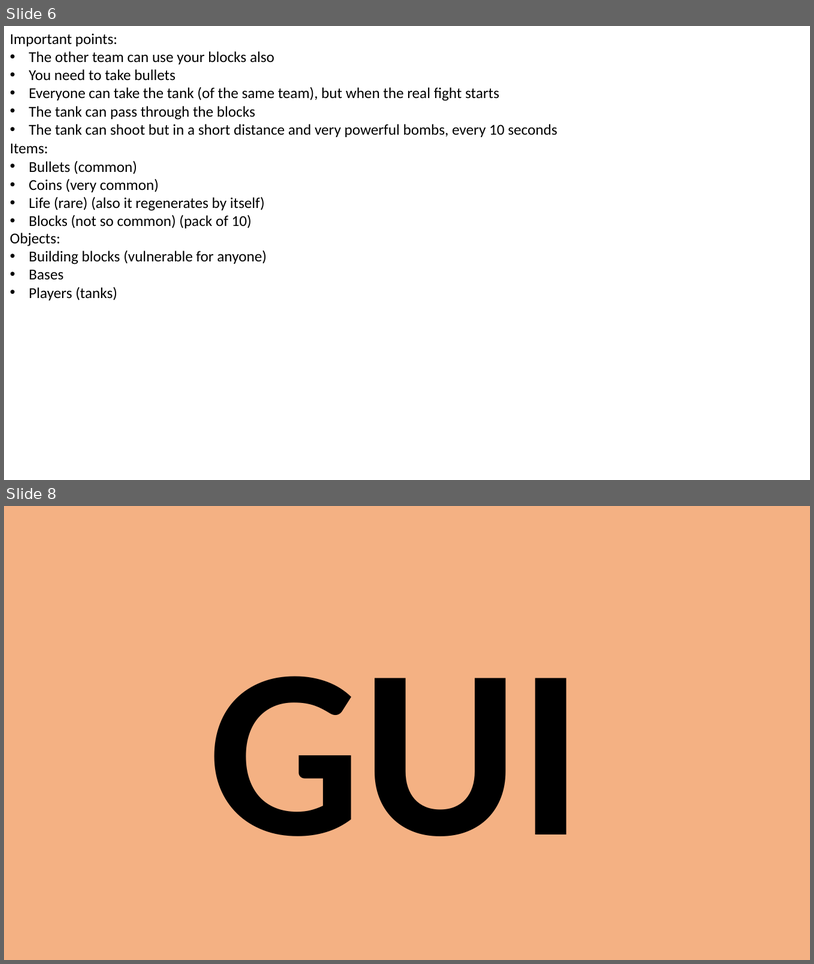
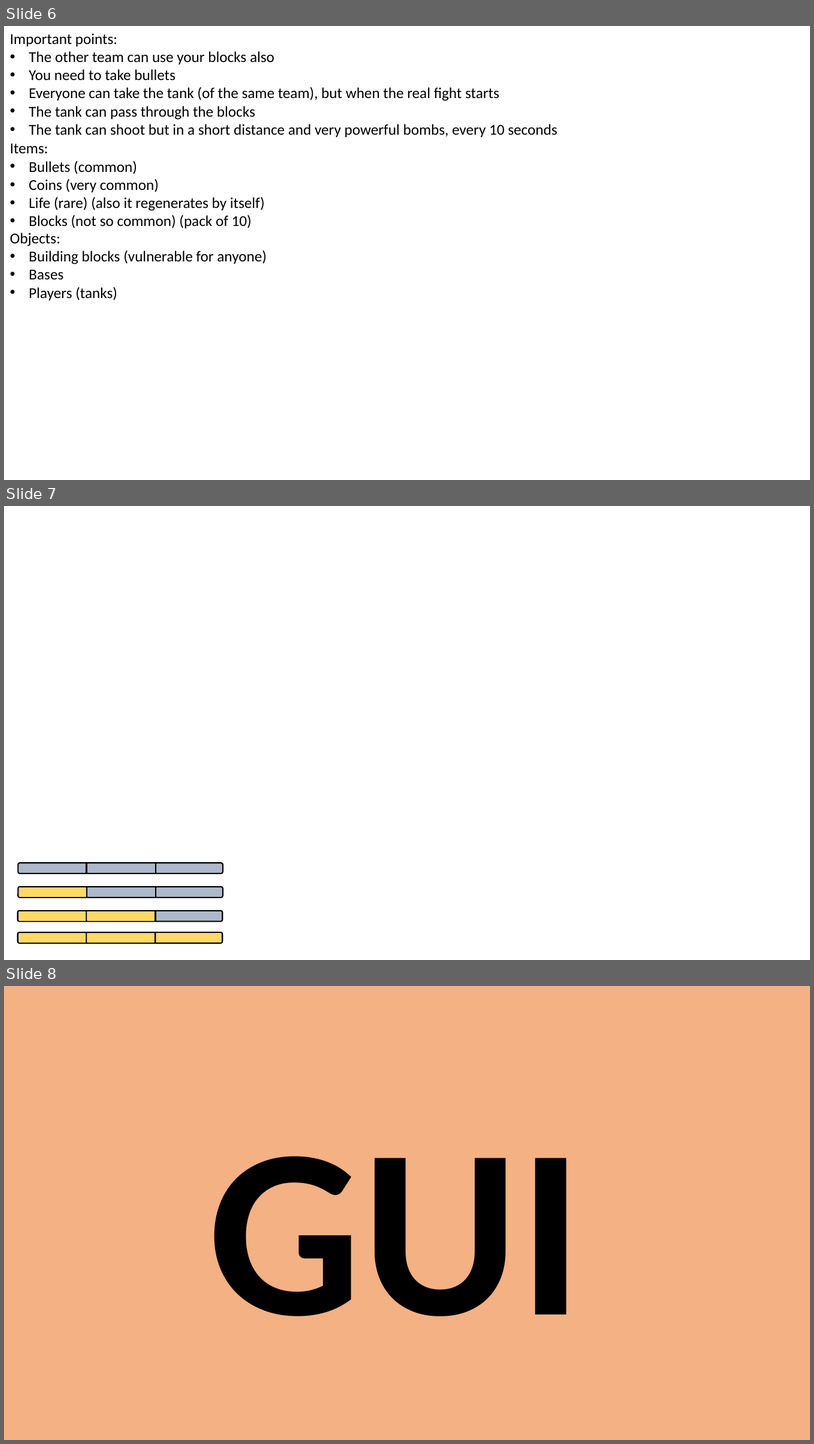
Before and after one commit to RodrigoTeran/Online-Web-Game-TimeOfWar.io-, a slide deck: Info/Dinámica del juego.pptx. Shown one above the other, each under a label of ours: slides 6 and 8 before the commit, slides 6, 7 and 8 after it; the slides between them are not shown. The pictures are 814x964 and 814x1444 pixels, drawn with LibreOffice and Linux fonts; fonts in the diff are those of the drawing. Boxes give left, top, right and bottom in pixels: in the first picture for what was removed or moved away, otherwise in the second. Text is boxed around its words. In the diff, an @@ line names an element or a change of style, - is before the commit and + after.

```diff
--- a/Info/Dinámica del juego.pptx
+++ b/Info/Dinámica del juego.pptx
@@ slide 7 added at [4, 506, 810, 960], background #FFFFFF @@
@@ rounded rectangle added at [18, 863, 223, 873], fill #ADB9CA, outline #000000 1.5 pt @@
@@ line added from (86, 863) to (86, 873), #000000 1.5 pt @@
@@ line added from (156, 863) to (156, 873), #000000 1.5 pt @@
@@ group added at [18, 886, 223, 897]: 2 lines, 1 rounded rectangle, 1 rectangle @@
@@ group added at [18, 910, 223, 922]: 2 lines, 2 rectangles, 1 rounded rectangle @@
@@ group added at [18, 932, 223, 943]: 3 rectangles, 2 lines, 1 rounded rectangle @@
```
Also in this commit, not shown: 1 slide removed, 8 other files.
